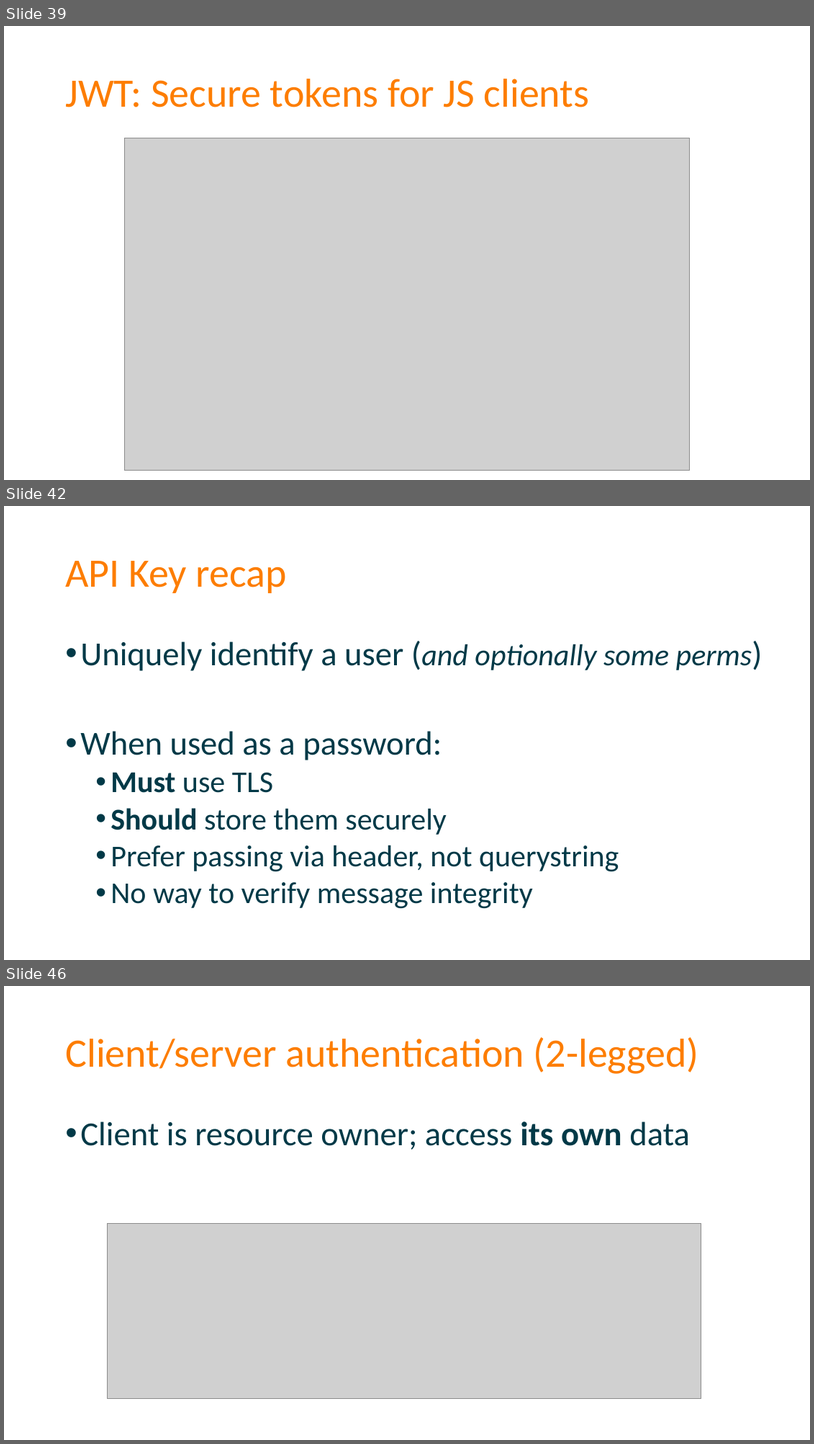
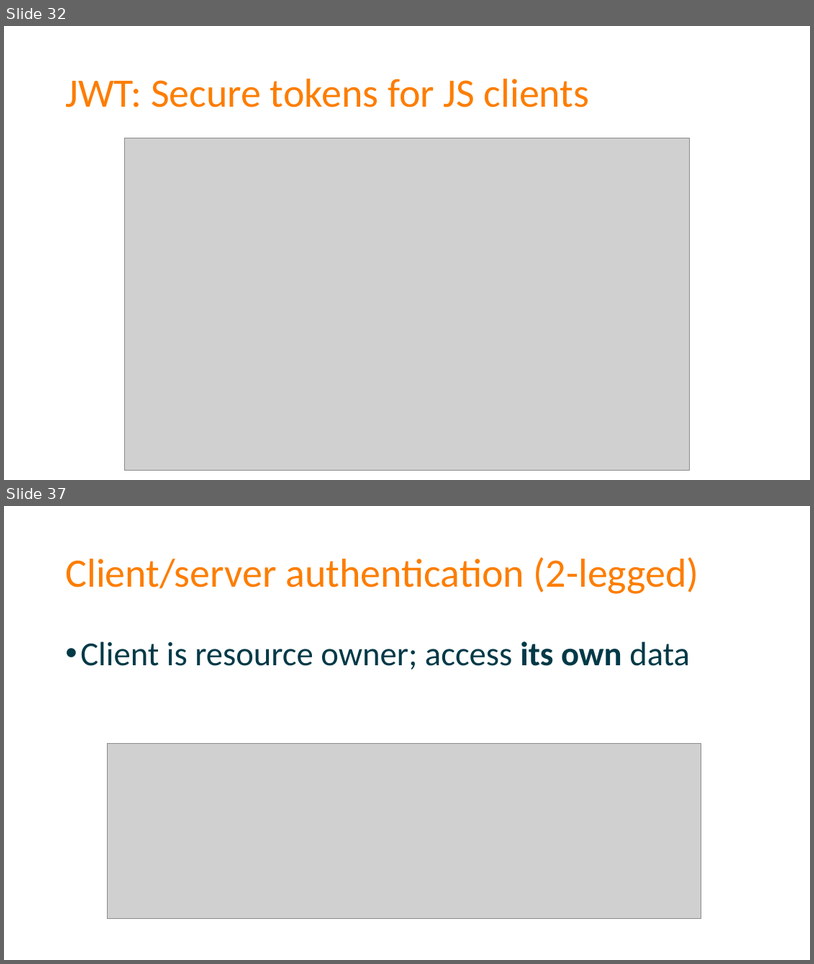
Before and after one commit to spetryjohnson/Securing-Your-API-Endpoints, a slide deck: Securing Your API Endpoints.pptx. Shown one above the other, each under a label of ours: slides 39, 42 and 46 before the commit, slides 32 and 37 after it; the slides between them are not shown. The pictures are 814x1444 and 814x964 pixels, drawn with LibreOffice and Linux fonts; fonts in the diff are those of the drawing; grey boxes stand for pictures. Boxes give left, top, right and bottom in pixels: in the first picture for what was removed or moved away, otherwise in the second. Text is boxed around its words. In the diff, an @@ line names an element or a change of style, - is before the commit and + after.

```diff
--- a/Securing Your API Endpoints.pptx
+++ b/Securing Your API Endpoints.pptx
@@ slide 42 removed at (x1=4, y1=506, x2=810, y2=960), background #FFFFFF @@
@@ title removed at (x1=65, y1=561, x2=287, y2=593) @@
-API Key recap
@@ text removed at (x1=80, y1=641, x2=753, y2=908) @@
-• Uniquely identify a user (and optionally some perms)
-• When used as a password:
-  • Must use TLS
-  • Should store them securely
-  • Prefer passing via header, not querystring
-  • No way to verify message integrity
@@ what was slide 39 is now slide 32 @@
@@ what was slide 46 is now slide 37 @@
```
Also in this commit, not shown: 4 slides changed, 8 slides added, 15 other slides removed, 3 other files.
